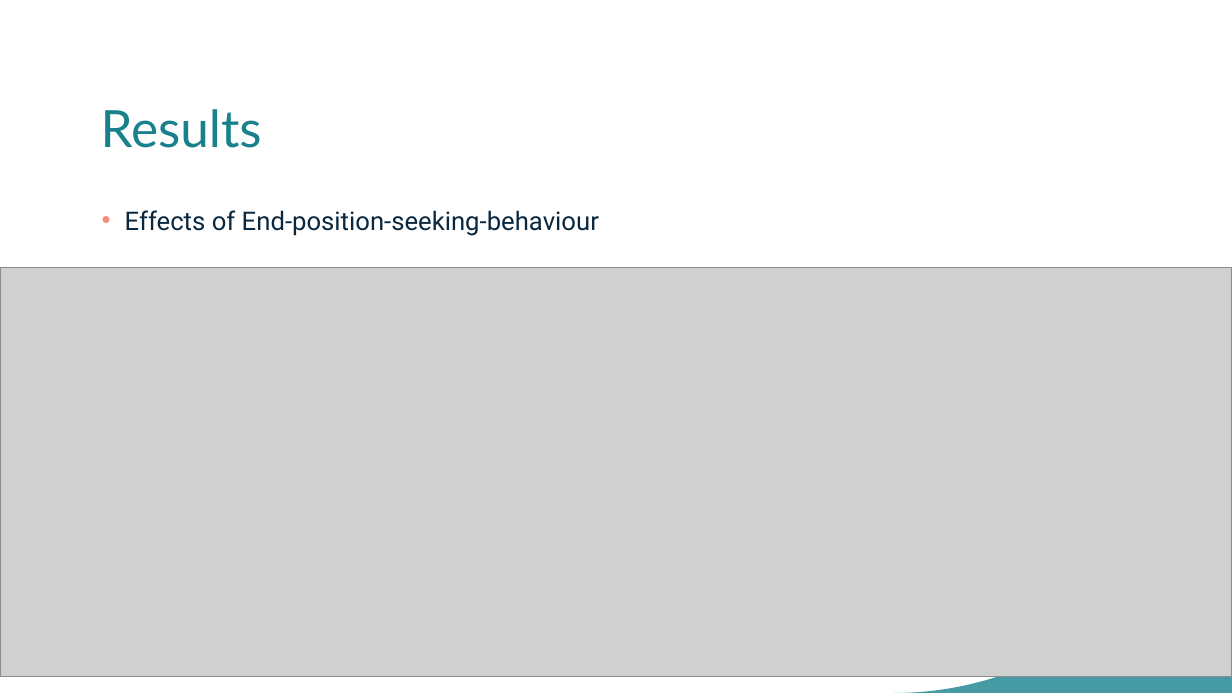
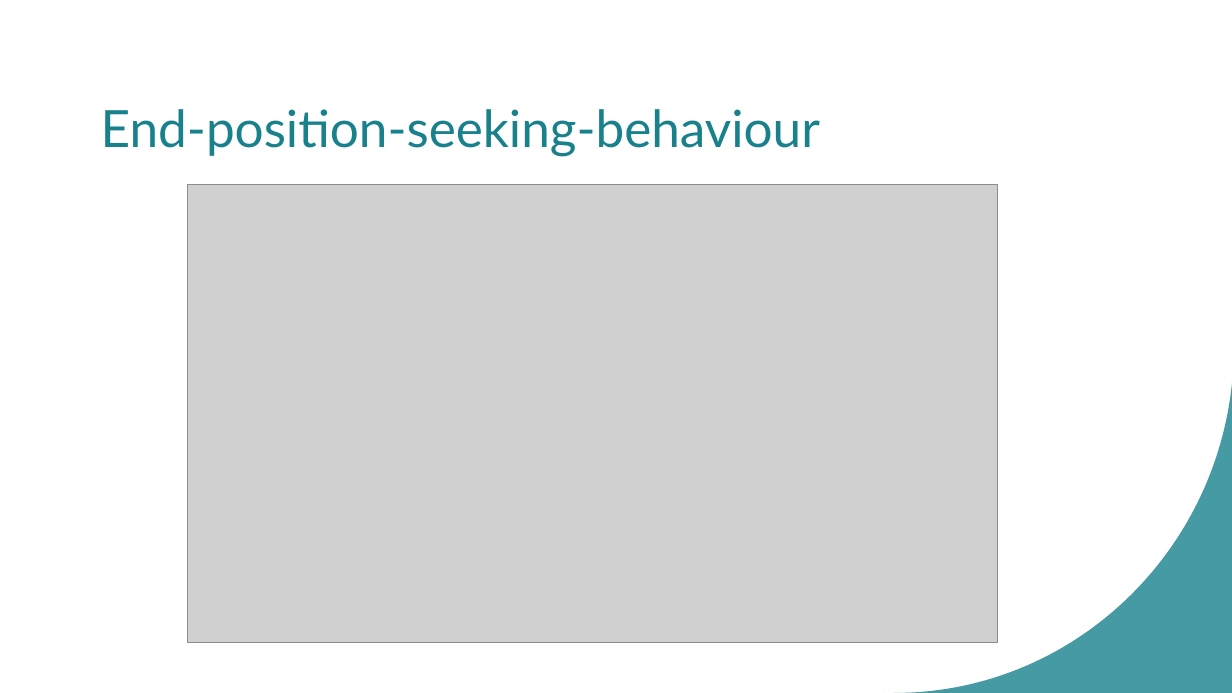
Before and after one commit to bajicluka01/CollectiveBehaviour-GroupA, a slide deck: slide 9 of GroupA-presentation.pptx. Drawn at 1232x693 pixels with LibreOffice and Linux fonts; fonts in the diff are those of the drawing; grey boxes stand for pictures. Boxes give left, top, right and bottom in pixels: in the first picture for what was removed or moved away, otherwise in the second. Text is boxed around its words. In the diff, an @@ line names an element or a change of style, - is before the commit and + after.

```diff
--- a/GroupA-presentation.pptx
+++ b/GroupA-presentation.pptx
@@ title at box(101, 109, 820, 157): text changed @@
-Results
+End-position-seeking-behaviour
@@ picture: place and size @@
-picture at box(0, 268, 1232, 677)
+picture at box(188, 185, 997, 642)
@@ text removed at box(125, 210, 599, 236) @@
-• Effects of End-position-seeking-behaviour
```
Also in this commit, not shown: 3 slides added.
